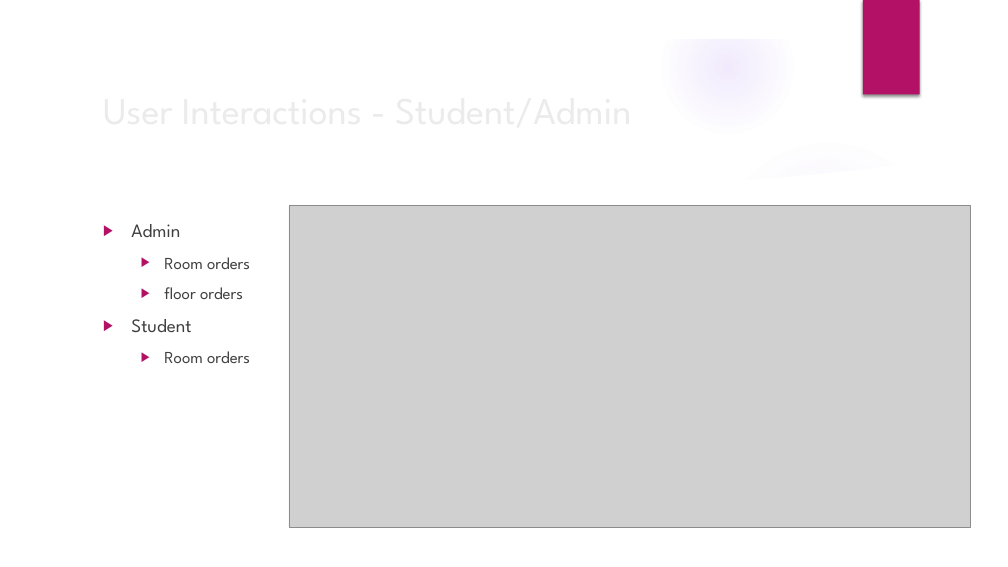
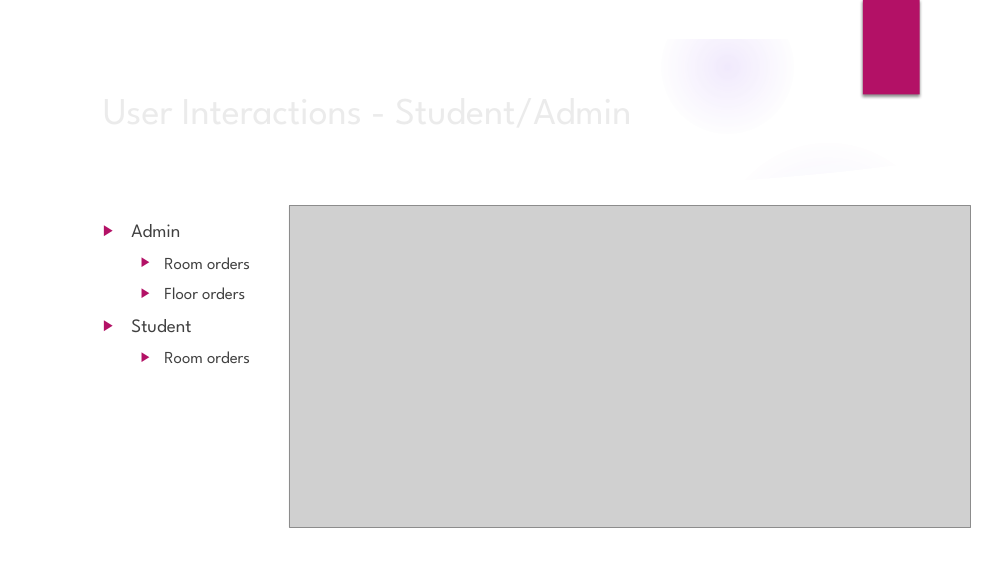
Before and after one commit to jthuber44/SeniorProject, a slide deck: slide 3 of powerPoint.pptx. Drawn at 1008x567 pixels with LibreOffice and Linux fonts; fonts in the diff are those of the drawing; grey boxes stand for pictures; background and template pictures are left out. Boxes give left, top, right and bottom in pixels: in the first picture for what was removed or moved away, otherwise in the second. Text is boxed around its words. In the diff, an @@ line names an element or a change of style, - is before the commit and + after.

Commit message:
pp

```diff
--- a/powerPoint.pptx
+++ b/powerPoint.pptx
@@ text at [164,287,245,299]: text changed @@
-  ▶ floor orders
+  ▶ Floor orders
```
Also in this commit, not shown: 1 other slide changed.
